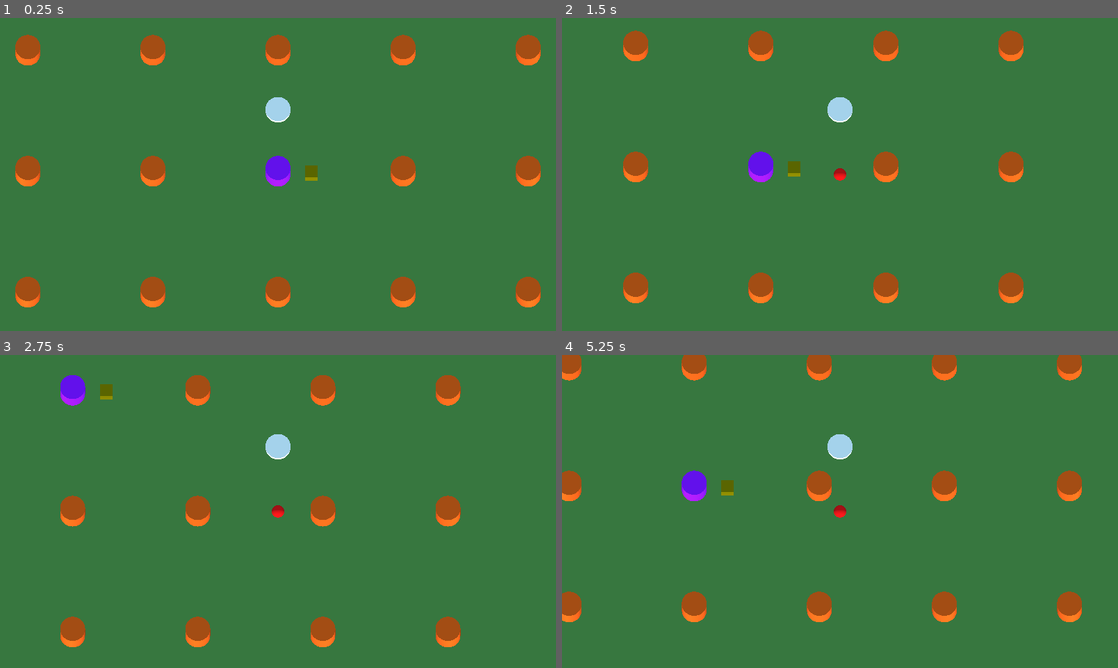
Above: before the commit, frames 1-4 (two rows, left to right).
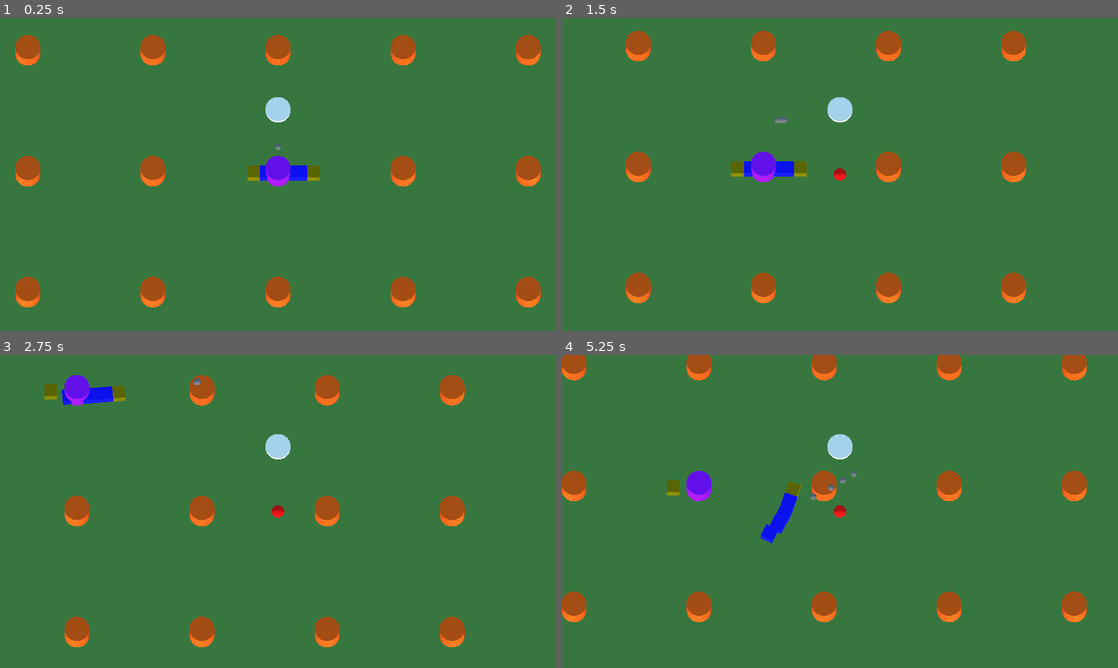
Above: after the commit, the same moments.

Repository: elpollomaniaco/ufo
Game: Godot game, scene res://Level/Level.tscn
Two runs of this game, one before a commit and one after it. Both use one fixed random seed, a clock stepped at 60 frames per second and the inputs below.
Inputs:
- Up to frame 1 (0.25 s): no input
- Up to frame 2 (1.5 s): tap Enter at 0.5 s; hold D (player_move_right) 0.53-1.28 s; tap Space (player_tractor_beam) at 0.6, 1.35 s; hold S (player_move_down) from 1.28 s (still down)
- Up to frame 3 (2.75 s): release S (player_move_down) at 2.03 s; hold D (player_move_right) from 2.03 s (still down); tap Space (player_tractor_beam) at 2.1 s
- Up to frame 4 (5.25 s): release D (player_move_right) at 2.78 s; hold W (player_move_up) 2.78-3.53 s; tap Space (player_tractor_beam) every 0.75 s from 2.85 to 5.1 s; hold A (player_move_left) 3.53-5.03 s; hold S (player_move_down) from 5.03 s (still down)

The runs differ from the first frame. In frame 1, 0.4% of the frame differs, in the area x 44-58%, y 40-52%; in frame 2, 1.8%; in frame 3, 2.6%; in frame 4, 3.4%, in the area x 0-95%, y 0-86%.

Commit message:
Add test enemies to level.

Diff:
--- a/Level/Level.tscn
+++ b/Level/Level.tscn
@@ -1,7 +1,8 @@
-[gd_scene load_steps=9 format=2]
+[gd_scene load_steps=10 format=2]
 
 [ext_resource path="res://Player/Player.tscn" type="PackedScene" id=1]
 [ext_resource path="res://Collectible/Gold.tscn" type="PackedScene" id=2]
+[ext_resource path="res://Enemy/Enemy.tscn" type="PackedScene" id=3]
 
 [sub_resource type="SpatialMaterial" id=1]
 albedo_color = Color( 0.345098, 0.568627, 0.25098, 1 )
@@ -457,3 +458,11 @@
 [node name="Gold2" parent="Collectibles" instance=ExtResource( 2 )]
 transform = Transform( 1, 0, 0, 0, 1, 0, 0, 0, 1, 2.67318, 0, 0 )
 points = 50
+
+[node name="Enemy" parent="." instance=ExtResource( 3 )]
+
+[node name="Enemy2" parent="." instance=ExtResource( 3 )]
+
+[node name="Enemy3" parent="." instance=ExtResource( 3 )]
+
+[node name="Enemy4" parent="." instance=ExtResource( 3 )]
